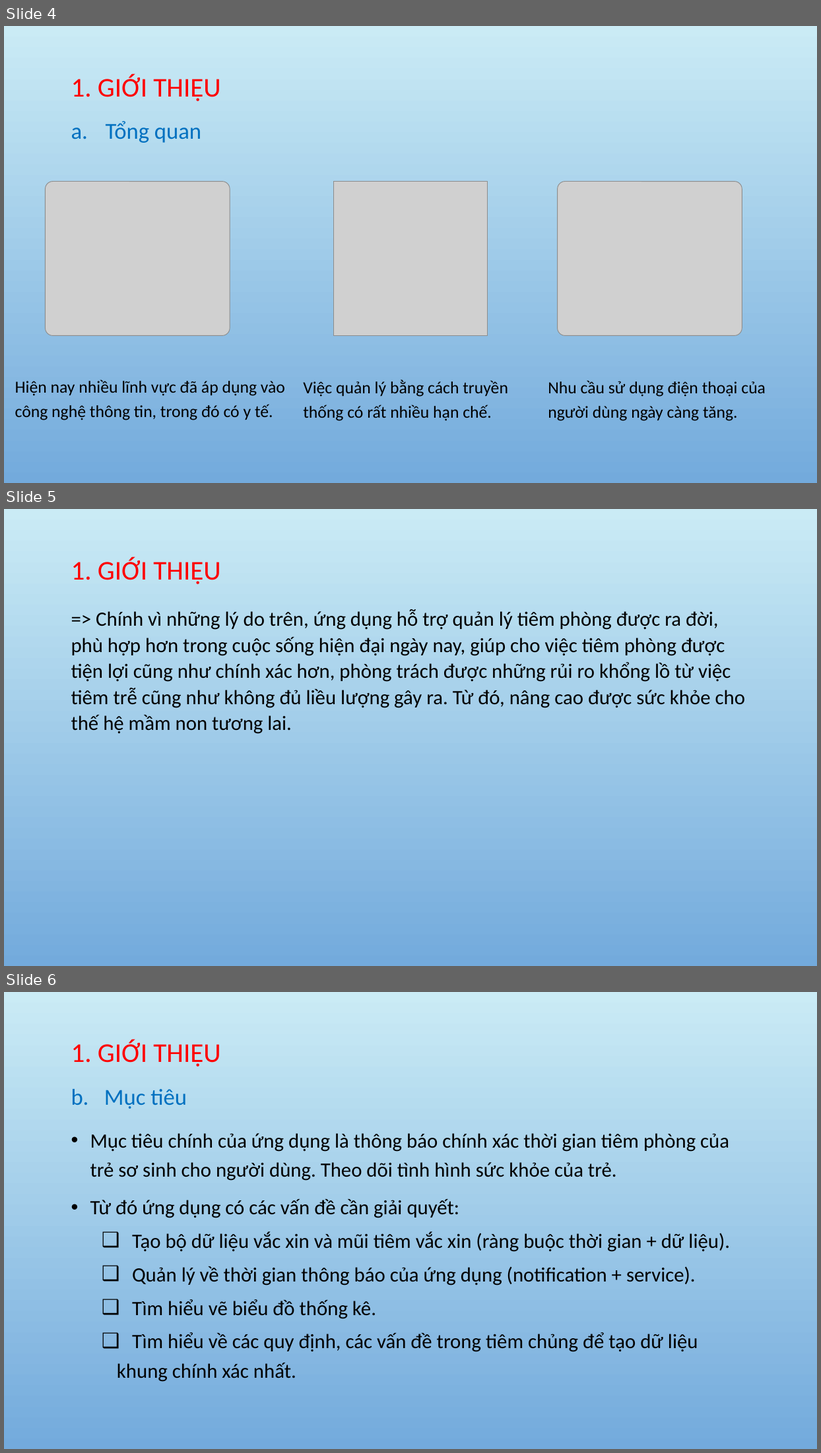
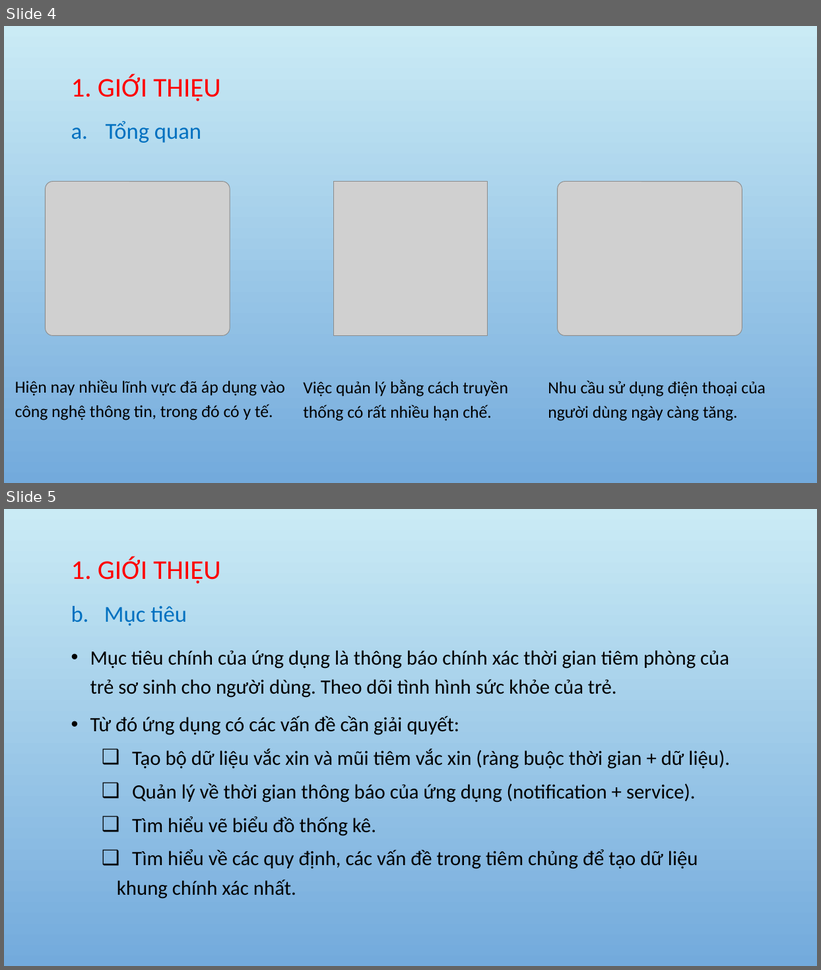
Before and after one commit to tuongthanh98/GraduationThsis, a slide deck: GraduationThsis_powpoint.pptx. Shown one above the other, each under a label of ours: slides 4, 5 and 6 before the commit, slides 4 and 5 after it. The pictures are 821x1453 and 821x970 pixels, drawn with LibreOffice and Linux fonts; fonts in the diff are those of the drawing; grey boxes stand for pictures; background and template pictures are left out. Boxes give left, top, right and bottom in pixels: in the first picture for what was removed or moved away, otherwise in the second. Text is boxed around its words. In the diff, an @@ line names an element or a change of style, - is before the commit and + after.

```diff
--- a/GraduationThsis_powpoint.pptx
+++ b/GraduationThsis_powpoint.pptx
@@ slide 5 removed at box(4, 509, 817, 966), background picture (left out) @@
@@ title removed at box(71, 558, 220, 584) @@
-1. GIỚI THIỆU
@@ text removed at box(71, 609, 745, 734) @@
-=> Chính vì những lý do trên, ứng dụng hỗ trợ quản lý tiêm phòng được ra đời, phù hợp hơn trong cuộc sống hiện đại ngày nay, giúp cho việc tiêm phòng được tiện lợi cũng như chính xác hơn, phòng trách được những rủi ro khổng lồ từ việc tiêm trễ cũng như không đủ liều lượng gây ra. Từ đó, nâng cao được sức khỏe cho thế hệ mầm non tương lai.
@@ what was slide 6 is now slide 5 @@
```
Also in this commit, not shown: 10 slides changed, 1 slide added, 2 other slides removed, 3 other files.
